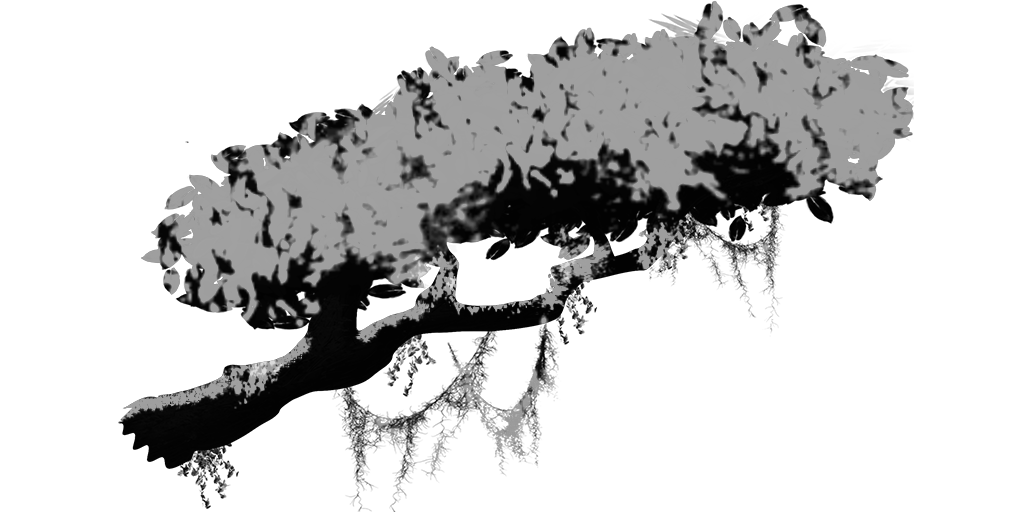
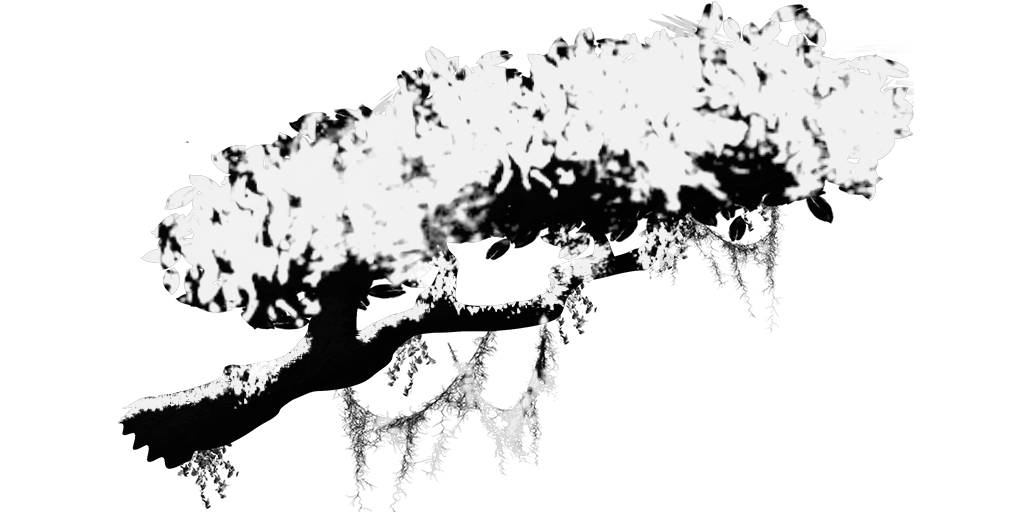
Layered file, before and after one edit (w=1024, h=512). Changes by layer:
painted on "Background" over (118, 1, 914, 512)
